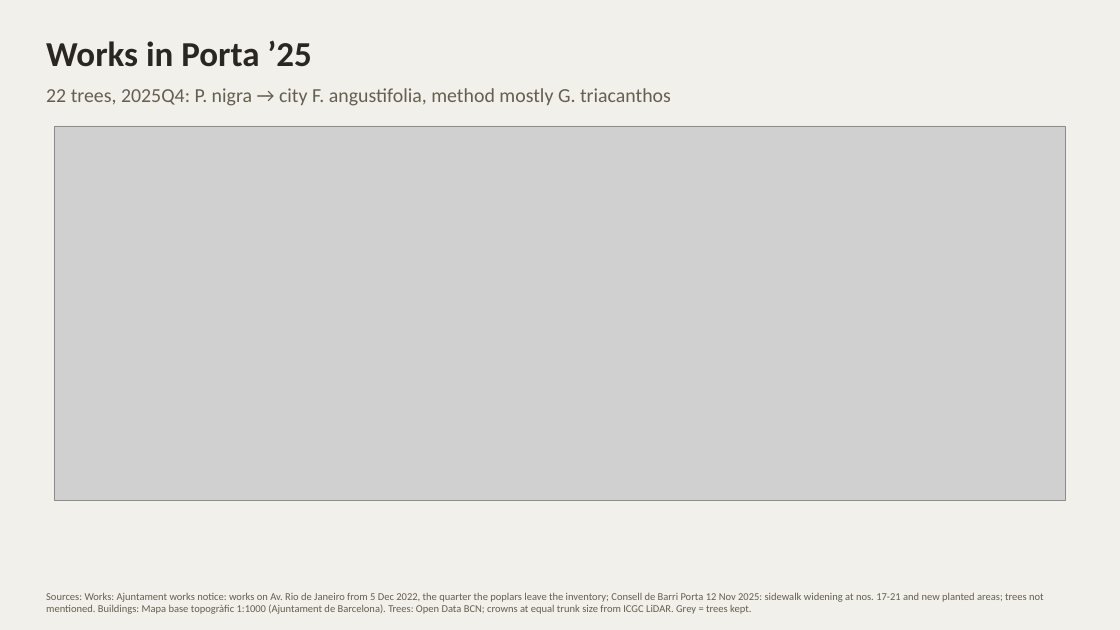
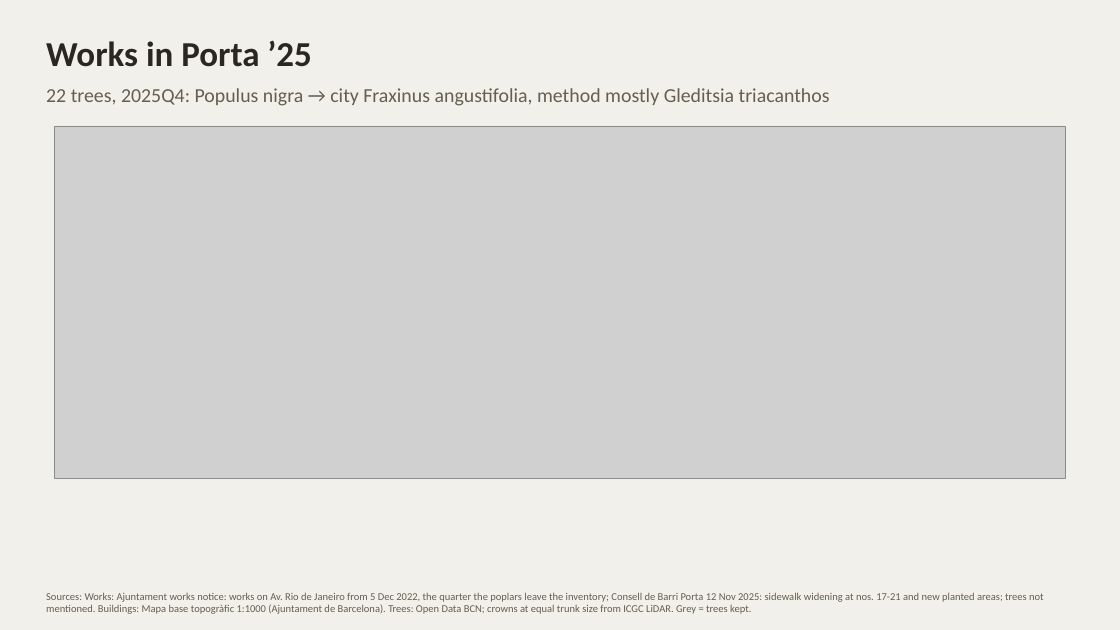
Before and after one commit to giofox96/shade-and-sponge, a slide deck: slide 6 of slides/backtest_works.pptx. Drawn at 1120x630 pixels with LibreOffice and Linux fonts; fonts in the diff are those of the drawing; grey boxes stand for pictures. Boxes give left, top, right and bottom in pixels: in the first picture for what was removed or moved away, otherwise in the second. Text is boxed around its words. In the diff, an @@ line names an element or a change of style, - is before the commit and + after.

```diff
--- a/slides/backtest_works.pptx
+++ b/slides/backtest_works.pptx
@@ text at [46, 88, 830, 106]: text changed @@
-22 trees, 2025Q4: P. nigra → city F. angustifolia, method mostly G. triacanthos
+22 trees, 2025Q4: Populus nigra → city Fraxinus angustifolia, method mostly Gleditsia triacanthos
@@ picture: place and size @@
-picture at [55, 126, 1065, 501]
+picture at [55, 126, 1065, 479]
```
Also in this commit, not shown: 2 other slides changed, 4 other files.
